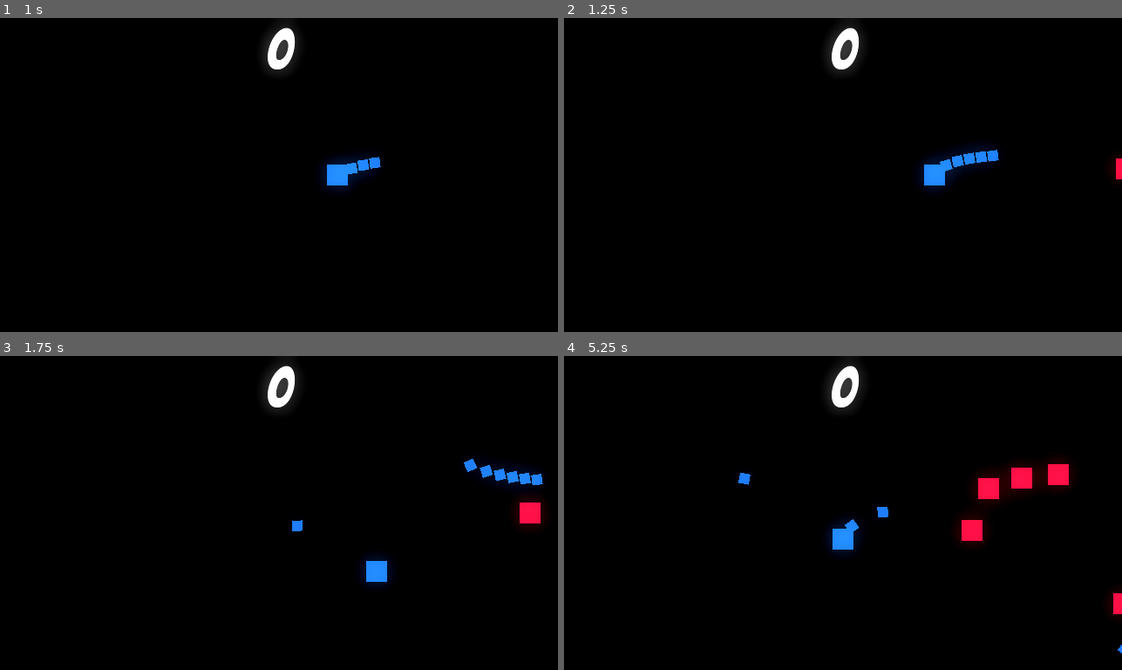
Above: before the commit, frames 1-4 (two rows, left to right).
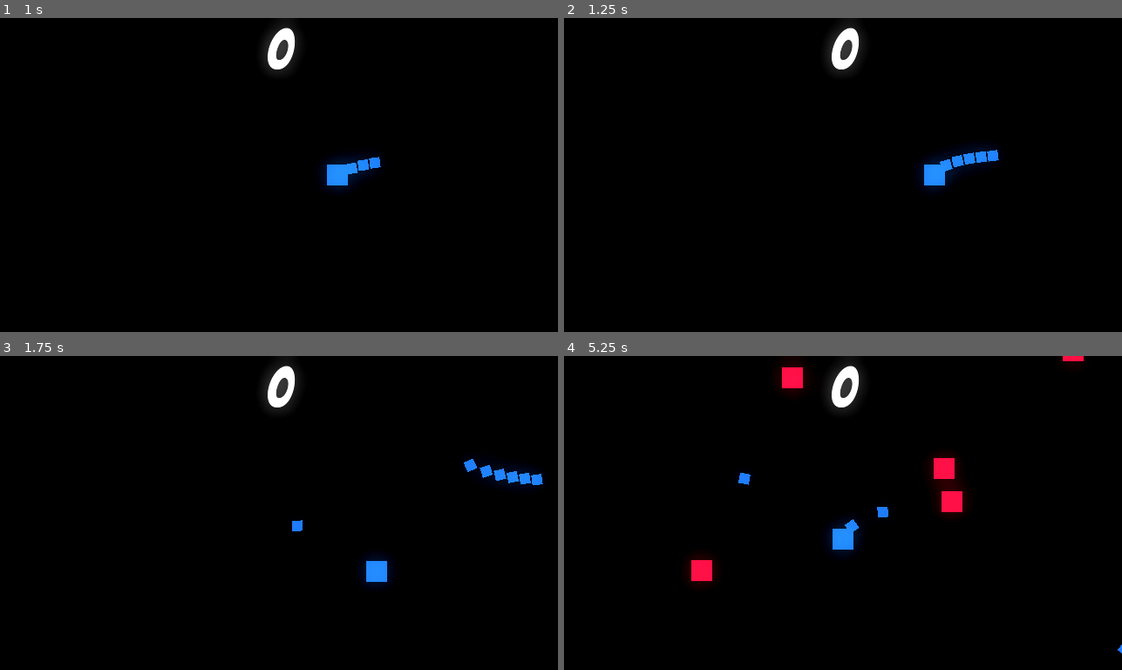
Above: after the commit, the same moments.

Repository: OwenDdev/Wave-Shooter
Game: Godot game, scene res://arena.tscn
Same seed, same stepped clock (60 frames per second), same inputs: the game is played once before the commit and once after it.
Inputs (mouse positions are in pixels of both pictures, inside the frame that each line leads up to):
- Up to frame 1 (1 s): tap Enter at 0.5 s; move the mouse to (401, 159) at 0.52 s; press the mouse at (401, 159) at 0.53 s; hold D (move_right) from 0.53 s (still down)
- Up to frame 2 (1.25 s): keep holding D (move_right)
- Up to frame 3 (1.75 s): move the mouse to (167, 528) at 1.27 s; release D (move_right) at 1.28 s; release the mouse at (167, 528) at 1.28 s; hold S (move_down) from 1.28 s (still down); click (167, 528) at 1.35 s
- Up to frame 4 (5.25 s): move the mouse to (898, 443) at 2.02 s; release S (move_down) at 2.03 s; press the mouse at (898, 443) at 2.03 s; hold D (move_right) 2.03-2.78 s; move the mouse to (815, 575) at 2.77 s; release the mouse at (815, 575) at 2.78 s; hold W (move_up) 2.78-3.53 s; click (815, 575) at 2.85 s; move the mouse to (1010, 560) at 3.52 s; press the mouse at (1010, 560) at 3.53 s; hold A (move_left) 3.53-5.03 s; move the mouse to (675, 465) at 4.27 s; release the mouse at (675, 465) at 4.28 s; click (675, 465) at 4.35 s; move the mouse to (870, 513) at 5.02 s; press the mouse at (870, 513) at 5.03 s; hold S (move_down) from 5.03 s (still down)

Frame 1 is identical in both runs. In frame 2, less than 0.1% of the frame differs, in the area x 98-100%, y 44-52%; in frame 3, 0.4%; in frame 4, 3.5%, in the area x 22-100%, y 0-83%.

Commit message:
Player Death
Enemy Spawner Bug fix
Player Death Implemented

Diff:
--- a/arena.gd
+++ b/arena.gd
@@ -12,7 +12,7 @@
 func _on_enemy_spawn_timer_timeout() -> void:
 	var enemy_position = Vector2(randf_range(-160, 670), randf_range(-90, 390))
 
-	while enemy_position.x < 640 and enemy_position.x > -80 or enemy_position.x < 360 and enemy_position.y > -45:
+	while enemy_position.x < 640 and enemy_position.x > -80 and enemy_position.x < 360 and enemy_position.y > -45:
 		enemy_position = Vector2(randf_range(-160, 670), randf_range(-90, 390))
 
 	Global.instance_node(enemy_1, enemy_position, self)
--- a/enemy.tscn
+++ b/enemy.tscn
@@ -12,7 +12,7 @@
 texture = ExtResource("1_81sl6")
 script = ExtResource("2_ih1sy")
 
-[node name="Hitbox" type="Area2D" parent="."]
+[node name="Hitbox" type="Area2D" parent="." groups=["Enemy"]]
 
 [node name="CollisionShape2D" type="CollisionShape2D" parent="Hitbox"]
 visible = false
--- a/player.gd
+++ b/player.gd
@@ -7,6 +7,7 @@
 var bullet = preload("res://bullet.tscn")
 
 var can_shoot = true
+var is_dead = false
 
 func _ready() -> void:
 	Global.player = self
@@ -22,13 +23,23 @@
 	# Maintain speed regardless of player direction
 	velocity = velocity.normalized()
 
-	global_position += speed * velocity * delta
+	if is_dead == false:
+		global_position += speed * velocity * delta
 
 	# On click instance bullet
-	if Input.is_action_pressed("click") and Global.node_creation_parent != null and can_shoot:
+	if Input.is_action_pressed("click") and Global.node_creation_parent != null and can_shoot and is_dead == false:
 		Global.instance_node(bullet, global_position, Global.node_creation_parent)
 		$Reload_speed.start()
 		can_shoot = false
 
 func _on_reload_speed_timeout() -> void:
 	can_shoot = true
+
+
+func _on_hitbox_area_entered(area: Area2D) -> void:
+	if area.is_in_group("Enemy"):
+		is_dead = true
+		visible = false
+		await get_tree().create_timer(1).timeout
+		get_tree().reload_current_scene()
+		Global.points = 0
--- a/player.tscn
+++ b/player.tscn
@@ -1,7 +1,10 @@
-[gd_scene load_steps=3 format=3 uid="uid://bvyhci1gkahna"]
+[gd_scene load_steps=4 format=3 uid="uid://bvyhci1gkahna"]
 
 [ext_resource type="Texture2D" uid="uid://dmkq8ls1djneo" path="res://Square.png" id="1_7xfie"]
 [ext_resource type="Script" path="res://player.gd" id="2_1535v"]
+
+[sub_resource type="RectangleShape2D" id="RectangleShape2D_fed0k"]
+size = Vector2(16, 16)
 
 [node name="Player" type="Sprite2D"]
 modulate = Color(0.129412, 0.470588, 1, 1)
@@ -13,4 +16,12 @@
 wait_time = 0.1
 one_shot = true
 
+[node name="Hitbox" type="Area2D" parent="."]
+
+[node name="CollisionShape2D" type="CollisionShape2D" parent="Hitbox"]
+visible = false
+position = Vector2(-2.38419e-07, 0)
+shape = SubResource("RectangleShape2D_fed0k")
+
 [connection signal="timeout" from="Reload_speed" to="." method="_on_reload_speed_timeout"]
+[connection signal="area_entered" from="Hitbox" to="." method="_on_hitbox_area_entered"]
